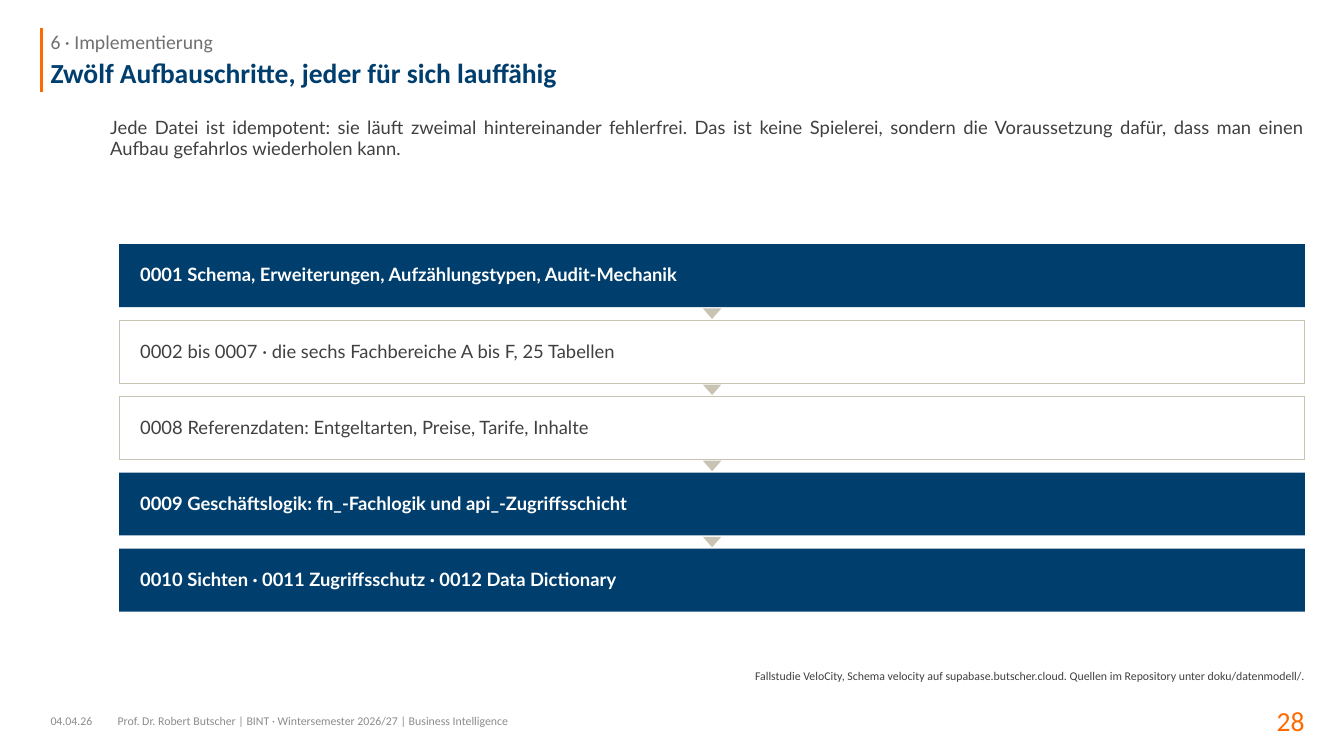
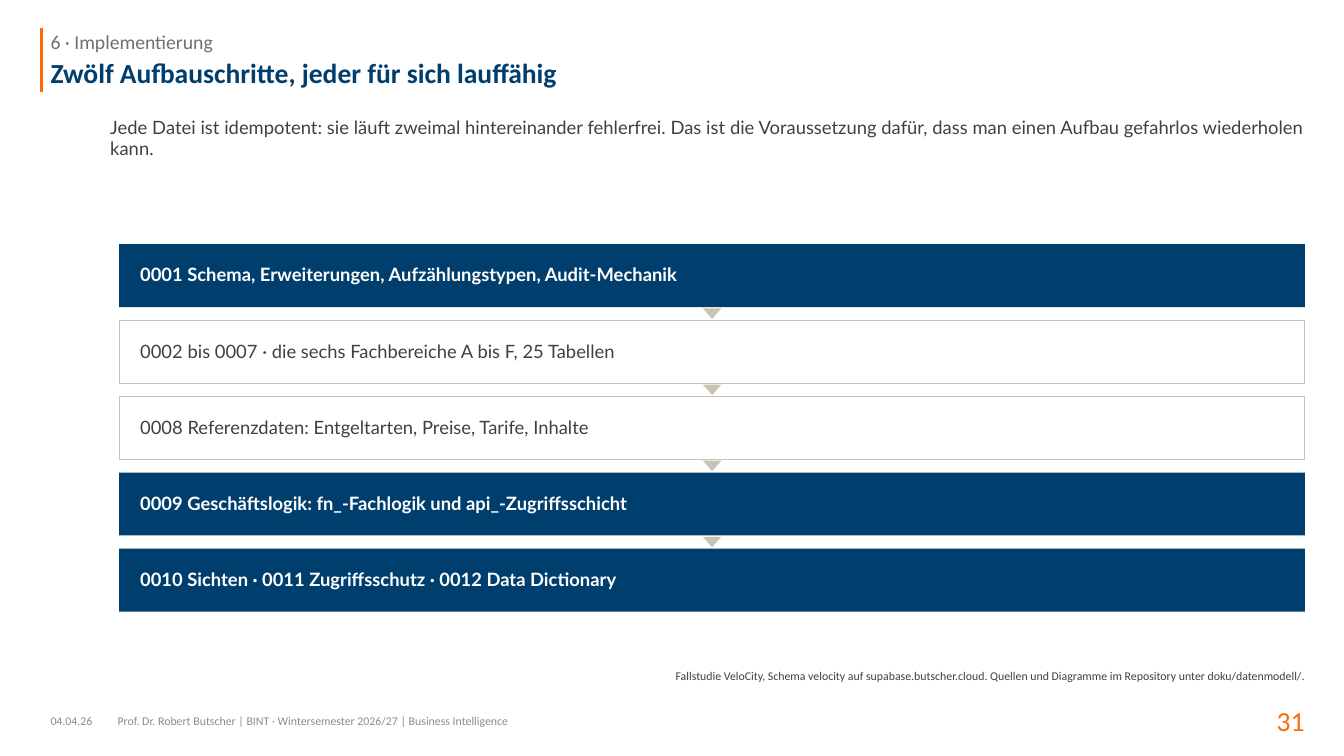
Before and after one commit to swrobuts/velocity-fallstudie, a slide deck: slide 31 of slides/velocity-datenbankentwurf.pptx (slide 28 before the commit). Drawn at 1344x756 pixels with LibreOffice and Linux fonts; fonts in the diff are those of the drawing. Boxes give left, top, right and bottom in pixels: in the first picture for what was removed or moved away, otherwise in the second. Text is boxed around its words. In the diff, an @@ line names an element or a change of style, - is before the commit and + after.

```diff
--- a/slides/velocity-datenbankentwurf.pptx
+++ b/slides/velocity-datenbankentwurf.pptx
@@ text at (110,120,1303,155): text changed @@
-Jede Datei ist idempotent: sie läuft zweimal hintereinander fehlerfrei. Das ist keine Spielerei, sondern die Voraussetzung dafür, dass man einen Aufbau gefahrlos wiederholen kann.
+Jede Datei ist idempotent: sie läuft zweimal hintereinander fehlerfrei. Das ist die Voraussetzung dafür, dass man einen Aufbau gefahrlos wiederholen kann.
@@ text at (676,672,1305,682): text changed @@
-Fallstudie VeloCity, Schema velocity auf supabase.butscher.cloud. Quellen im Repository unter doku/datenmodell/.
+Fallstudie VeloCity, Schema velocity auf supabase.butscher.cloud. Quellen und Diagramme im Repository unter doku/datenmodell/.
@@ page number at (1277,713,1305,732): text changed @@
-28
+31
```
Also in this commit, not shown: 20 other slides changed, 22 slides added, 18 slides removed, 39 other files.
